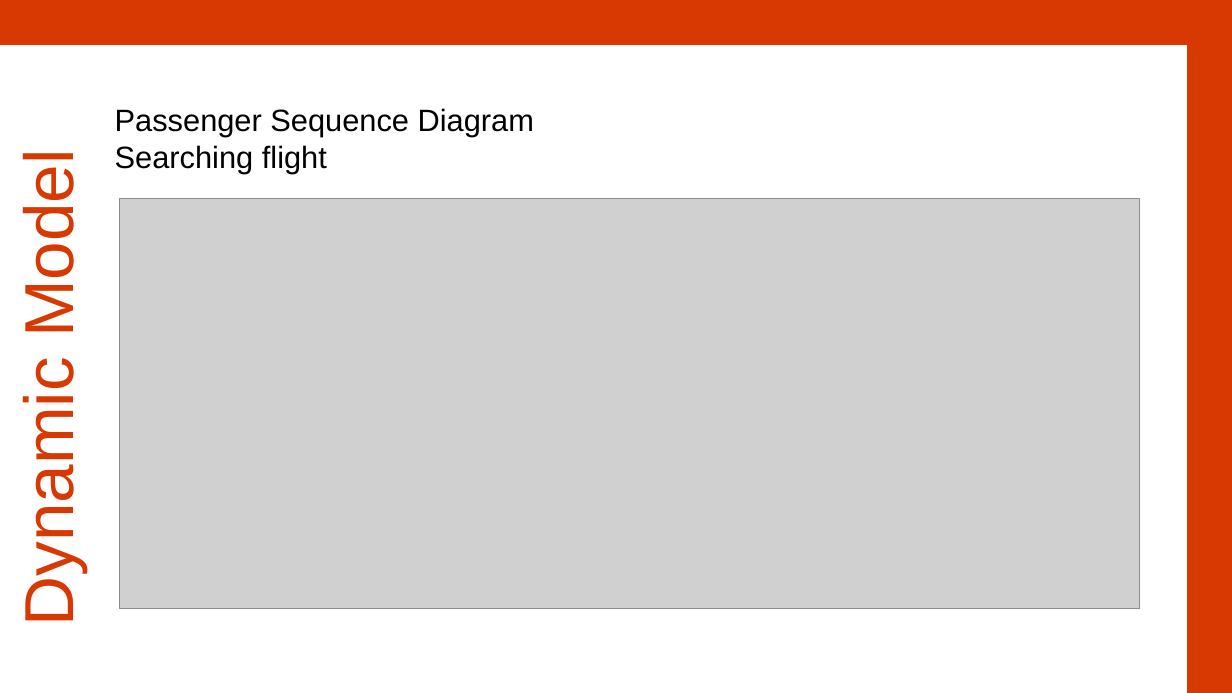
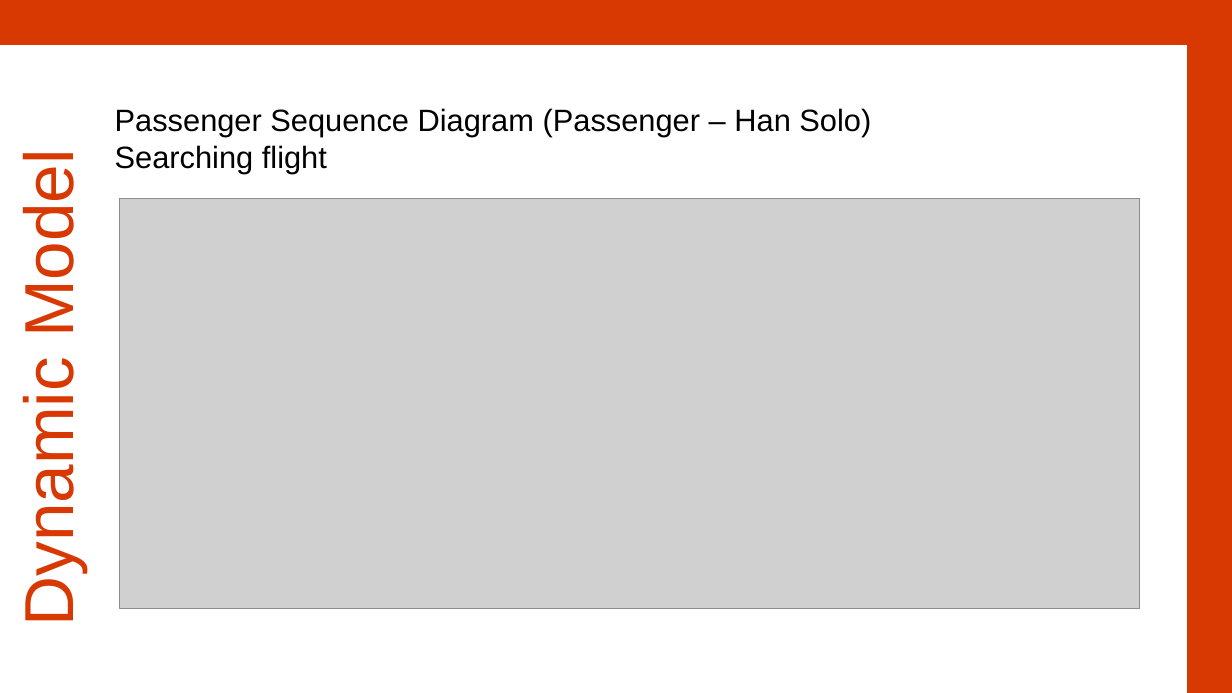
Before and after one commit to dipalbhandari/Crew-Scheduler-Android-App, a slide deck: slide 12 of Retrospective Slide/Team08-Retrospective2_Updated.pptx. Drawn at 1232x693 pixels with LibreOffice and Linux fonts; fonts in the diff are those of the drawing; grey boxes stand for pictures. Boxes give left, top, right and bottom in pixels: in the first picture for what was removed or moved away, otherwise in the second. Text is boxed around its words. In the diff, an @@ line names an element or a change of style, - is before the commit and + after.

```diff
--- a/Retrospective Slide/Team08-Retrospective2_Updated.pptx
+++ b/Retrospective Slide/Team08-Retrospective2_Updated.pptx
@@ text at (115, 108, 871, 136): text changed @@
-Passenger Sequence Diagram
+Passenger Sequence Diagram (Passenger – Han Solo)
```
Also in this commit, not shown: 3 other slides changed.
